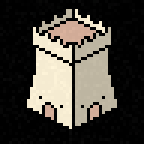
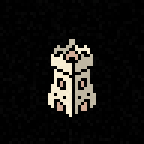
Two versions of the same layered image (144 × 144). Layer-by-layer changes:
renamed "Lines" to "Lines copy #1", painted on it over [27, 9, 117, 129]
painted on "Roof #1" over [45, 21, 99, 120]
painted on "Pasted Layer" over [39, 9, 117, 126]
painted on "Walls" over [27, 9, 105, 129]
hid group "Directions" (2 layers) over [27, 78, 117, 129]
